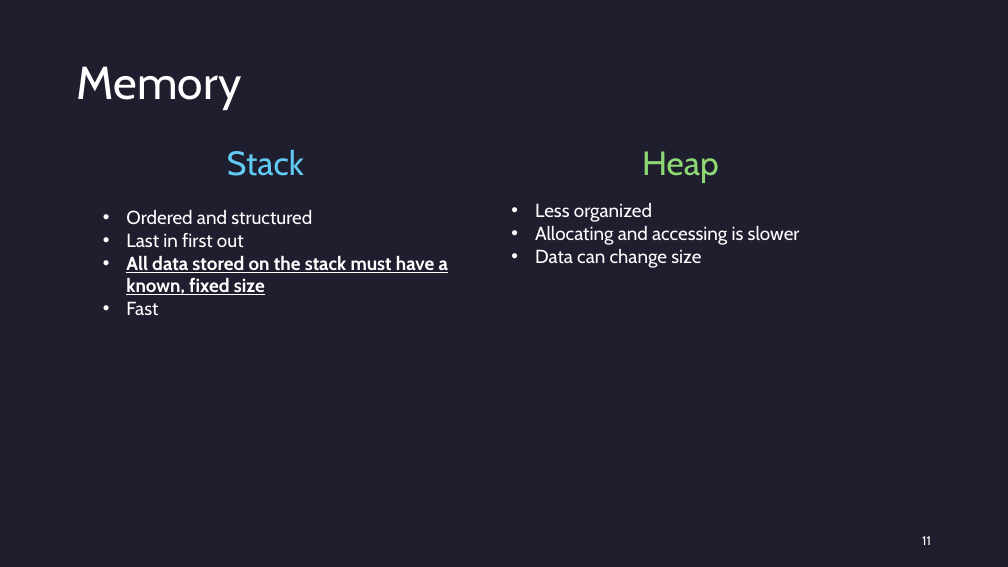
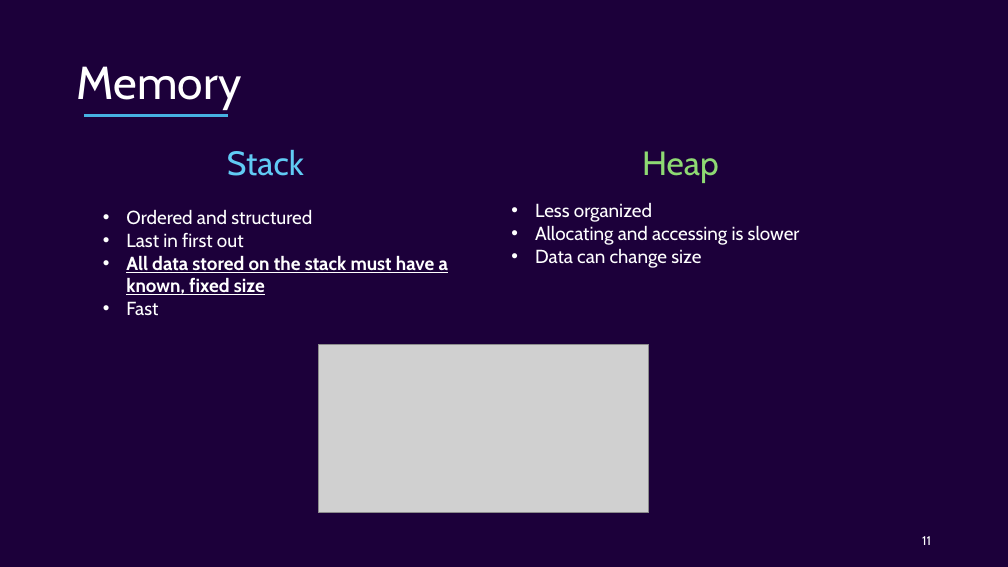
Before and after one commit to Ordina-Group/pythoneers-rust-workshop, a slide deck: slide 11 of Rust.pptx. Drawn at 1008x567 pixels with LibreOffice and Linux fonts; fonts in the diff are those of the drawing; grey boxes stand for pictures. Boxes give left, top, right and bottom in pixels: in the first picture for what was removed or moved away, otherwise in the second. Text is boxed around its words. In the diff, an @@ line names an element or a change of style, - is before the commit and + after.

```diff
--- a/Rust.pptx
+++ b/Rust.pptx
@@ background #1E1E2E to #1C003A @@
@@ line added from (84, 116) to (228, 116), #46B1E1 2.25 pt @@
@@ picture added at (318,344,649,513) @@
```
Also in this commit, not shown: 22 other slides changed, 17 slides added, 2 slides removed.
